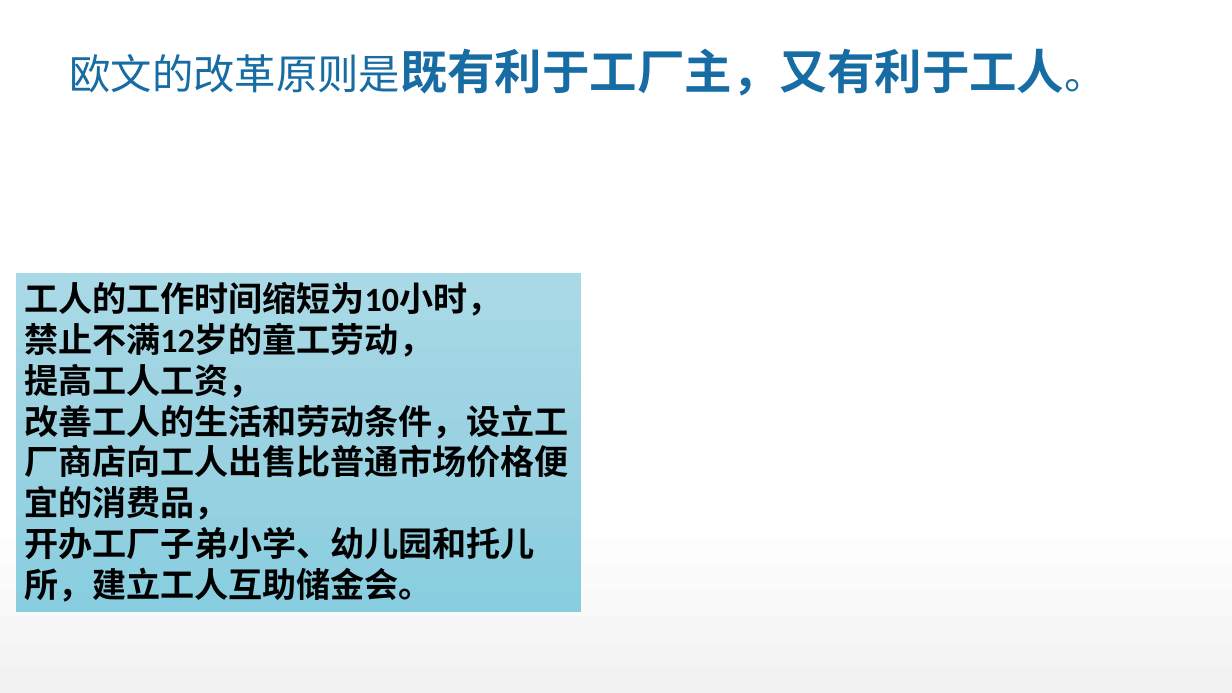
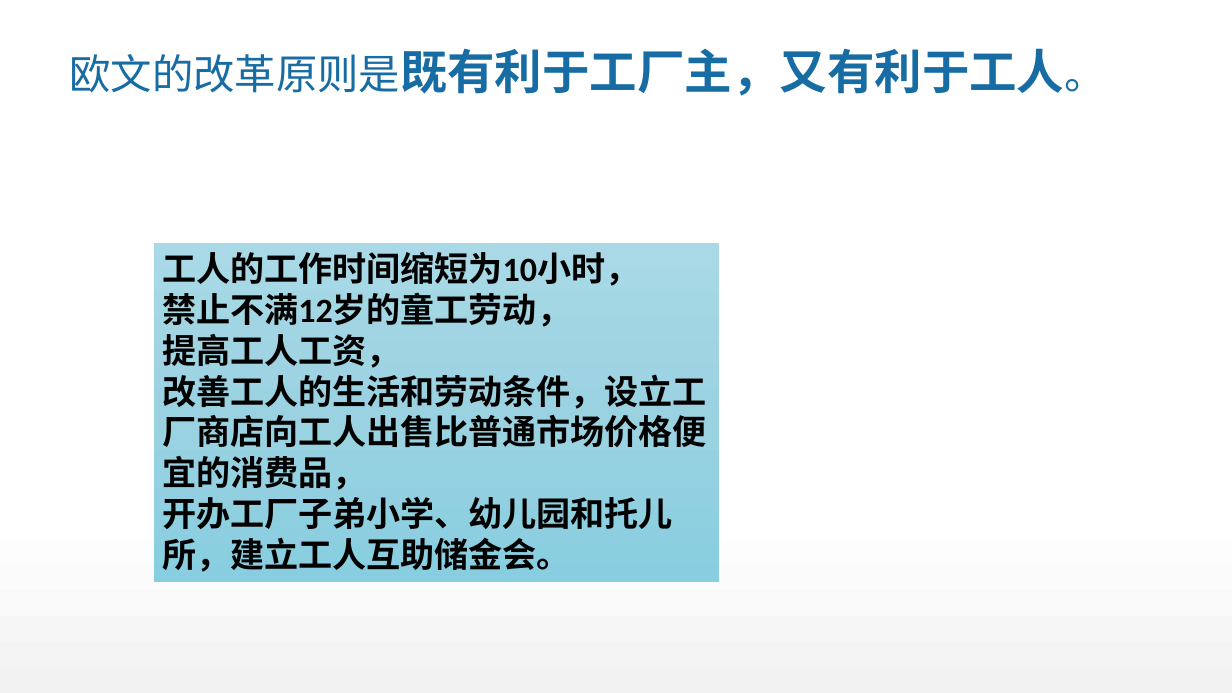
Before and after one commit to DO-MINATOR/buaa, a slide deck: slide 6 of 中特/复习ppt/刘娜娜-绪论.pptx (slide 7 before the commit). Drawn at 1232x693 pixels with LibreOffice and Linux fonts; fonts in the diff are those of the drawing. Boxes give left, top, right and bottom in pixels: in the first picture for what was removed or moved away, otherwise in the second. Text is boxed around its words. In the diff, an @@ line names an element or a change of style, - is before the commit and + after.

```diff
--- a/中特/复习ppt/刘娜娜-绪论.pptx
+++ b/中特/复习ppt/刘娜娜-绪论.pptx
@@ rectangle "工人的工作时间缩短为10小时，": place and size @@
-rectangle "工人的工作时间缩短为10小时，" at box(16, 273, 582, 612)
+rectangle "工人的工作时间缩短为10小时，" at box(154, 243, 720, 582)
```
Also in this commit, not shown: 3 other slides changed, 1 slide removed, 6 other files.
